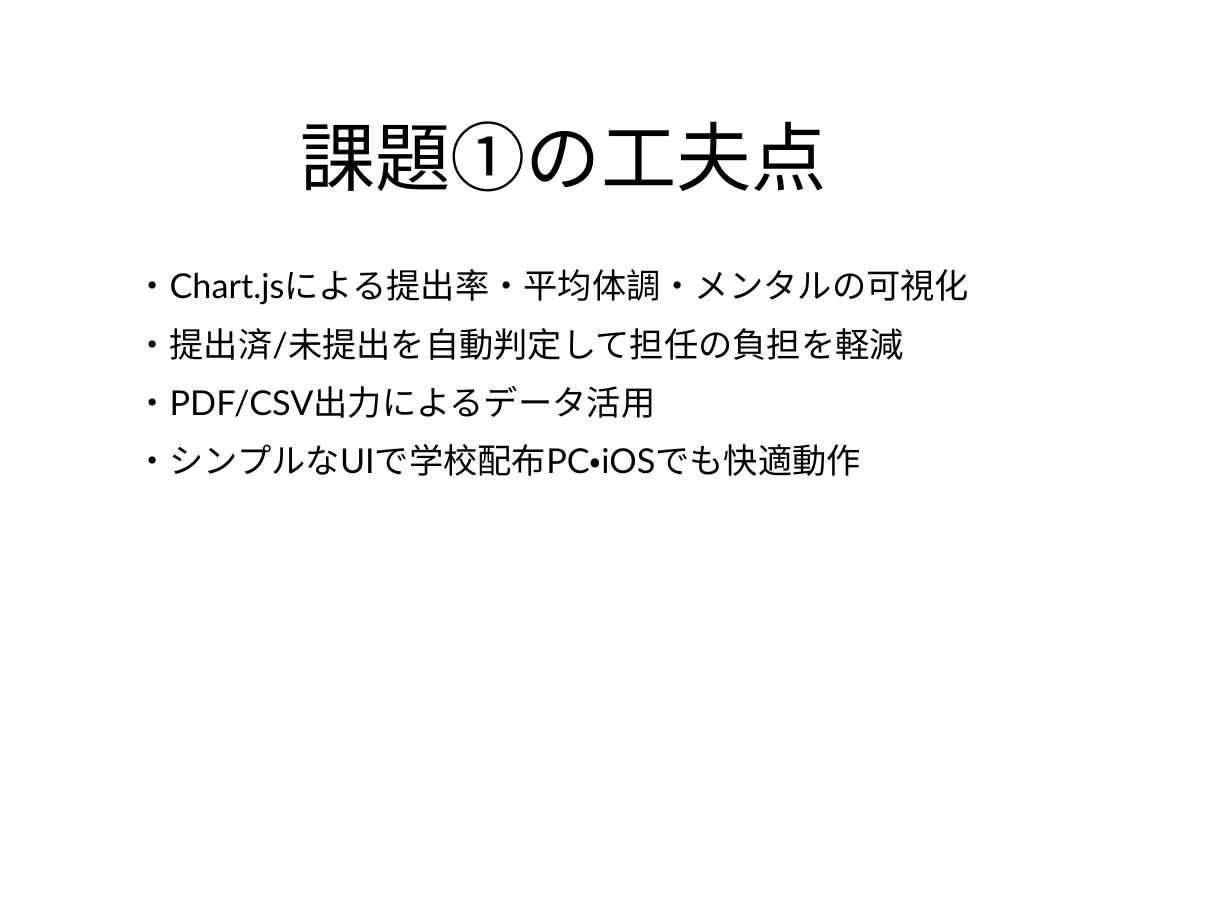
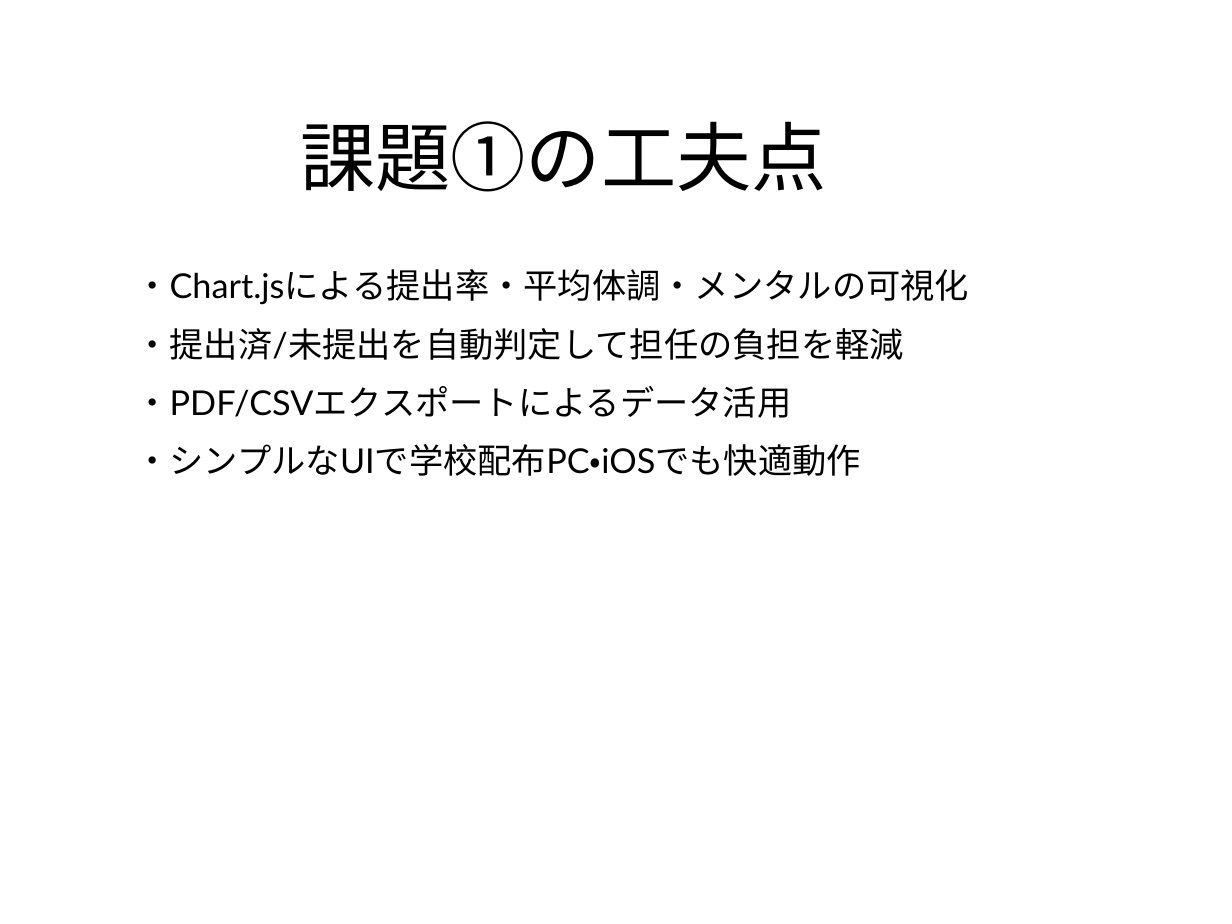
Before and after one commit to tabo0972818/school-journal, a slide deck: slide 11 of doc/SchoolJournal_Presentation_Template_v3.pptx. Drawn at 1232x924 pixels with LibreOffice and Linux fonts; fonts in the diff are those of the drawing. Boxes give left, top, right and bottom in pixels: in the first picture for what was removed or moved away, otherwise in the second. Text is boxed around its words. In the diff, an @@ line names an element or a change of style, - is before the commit and + after.

```diff
--- a/doc/SchoolJournal_Presentation_Template_v3.pptx
+++ b/doc/SchoolJournal_Presentation_Template_v3.pptx
@@ text at (135, 386, 791, 418): text changed @@
-・PDF/CSV出力によるデータ活用
+・PDF/CSVエクスポートによるデータ活用
```
Also in this commit, not shown: 8 other slides changed, 7 other files.
